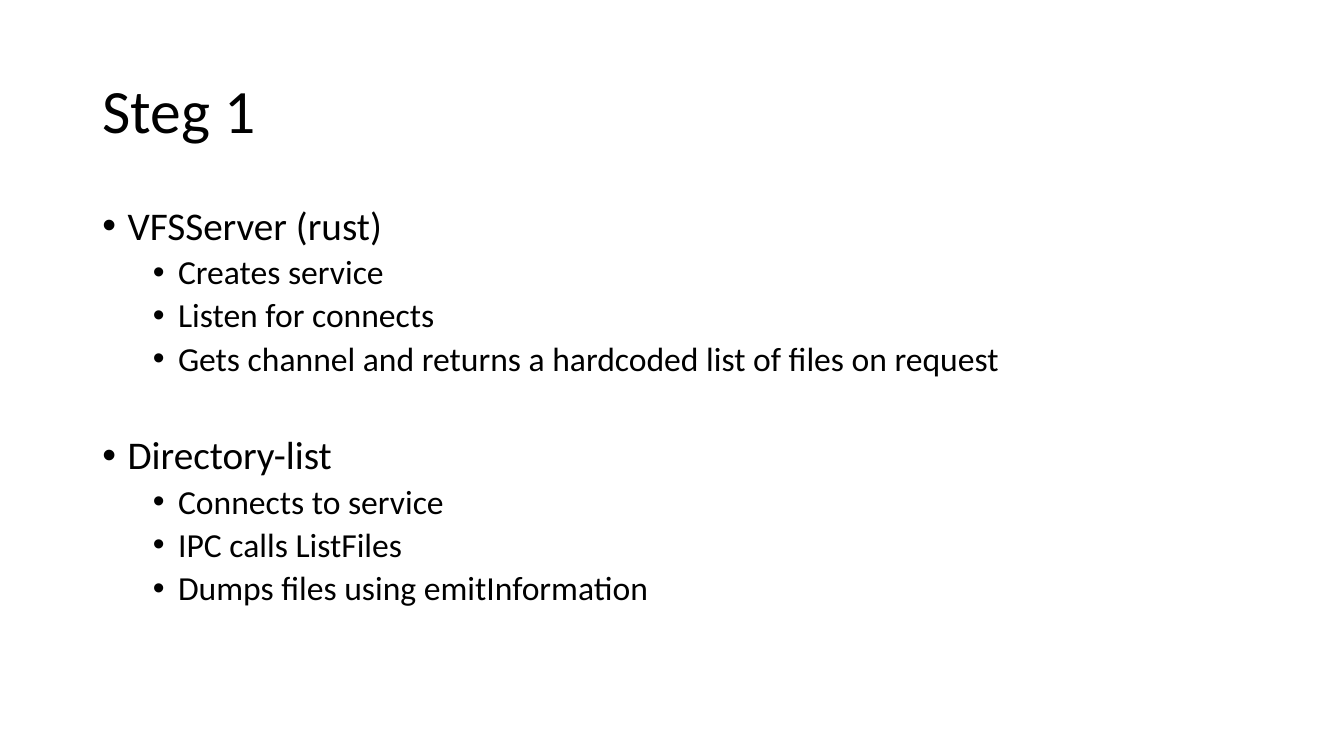
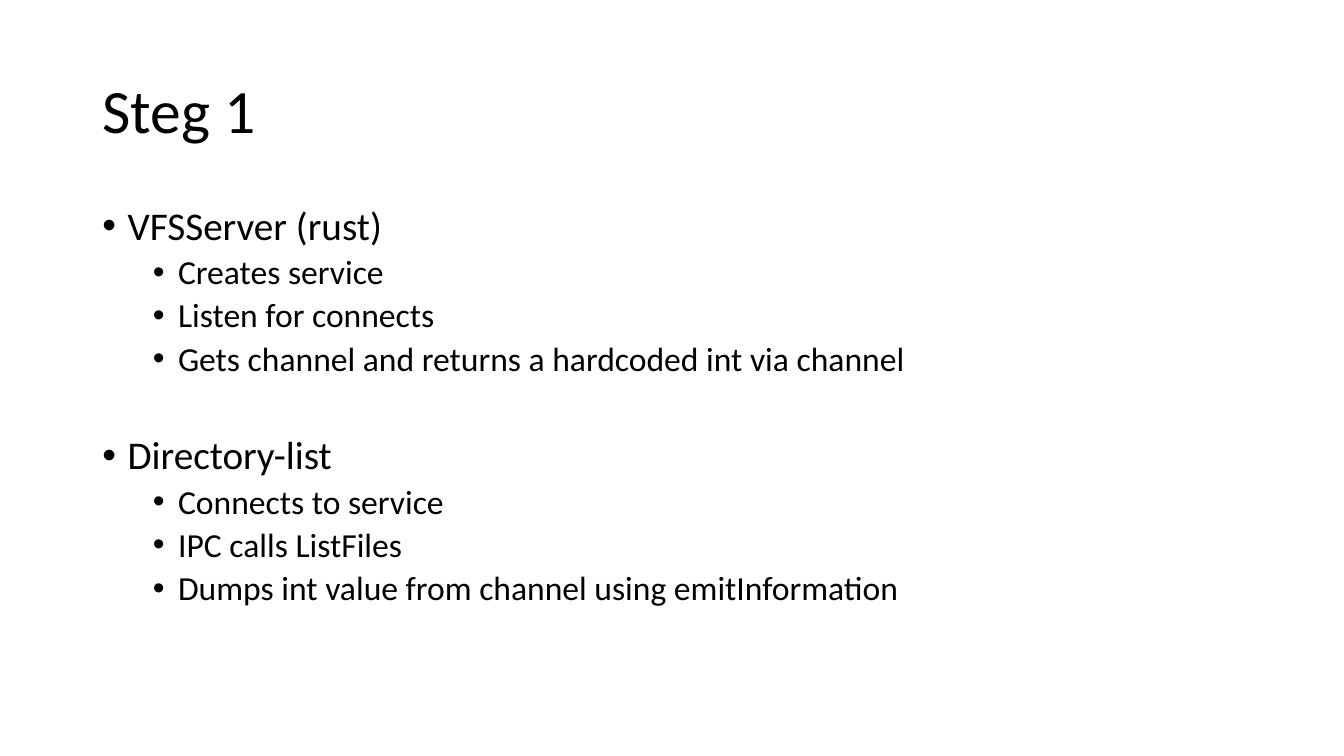
Before and after one commit to doverhill/ChaosLab, a slide deck: slide 2 of Structure.pptx. Drawn at 1344x756 pixels with LibreOffice and Linux fonts; fonts in the diff are those of the drawing. Boxes give left, top, right and bottom in pixels: in the first picture for what was removed or moved away, otherwise in the second. Text is boxed around its words. In the diff, an @@ line names an element or a change of style, - is before the commit and + after.

```diff
--- a/Structure.pptx
+++ b/Structure.pptx
@@ text at [178,347,905,372]: text changed @@
-  • Gets channel and returns a hardcoded list of files on request
+  • Gets channel and returns a hardcoded int via channel
@@ text at [178,576,898,606]: text changed @@
-  • Dumps files using emitInformation
+  • Dumps int value from channel using emitInformation
```
